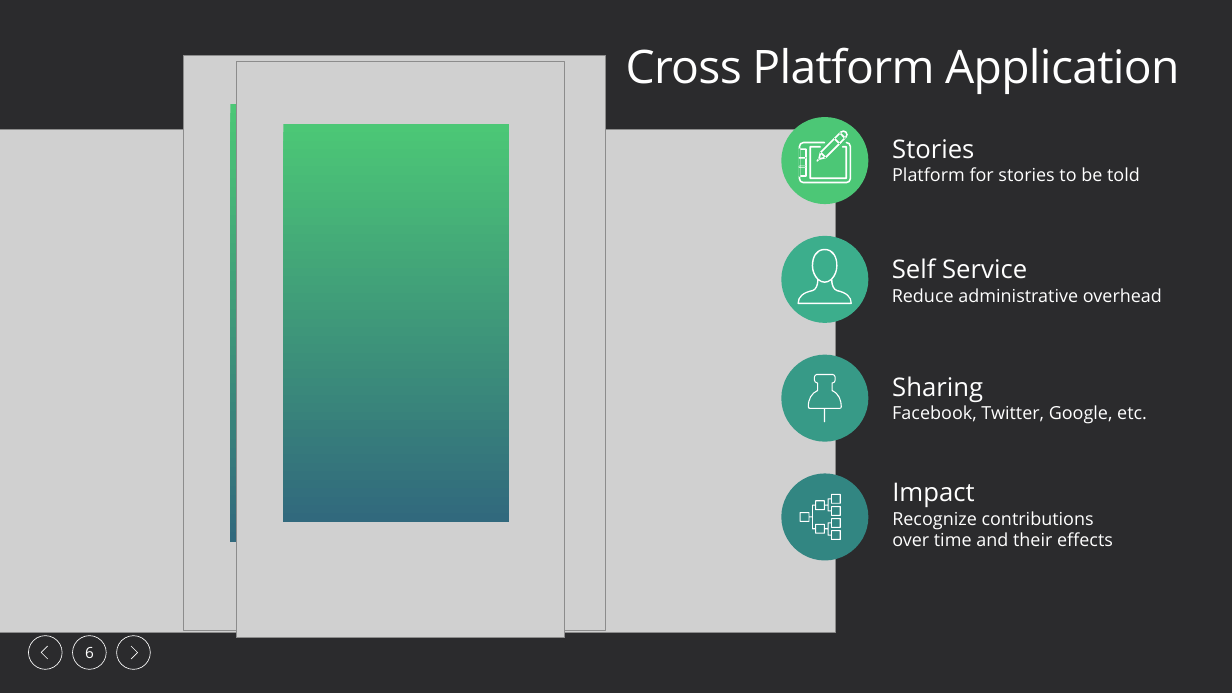
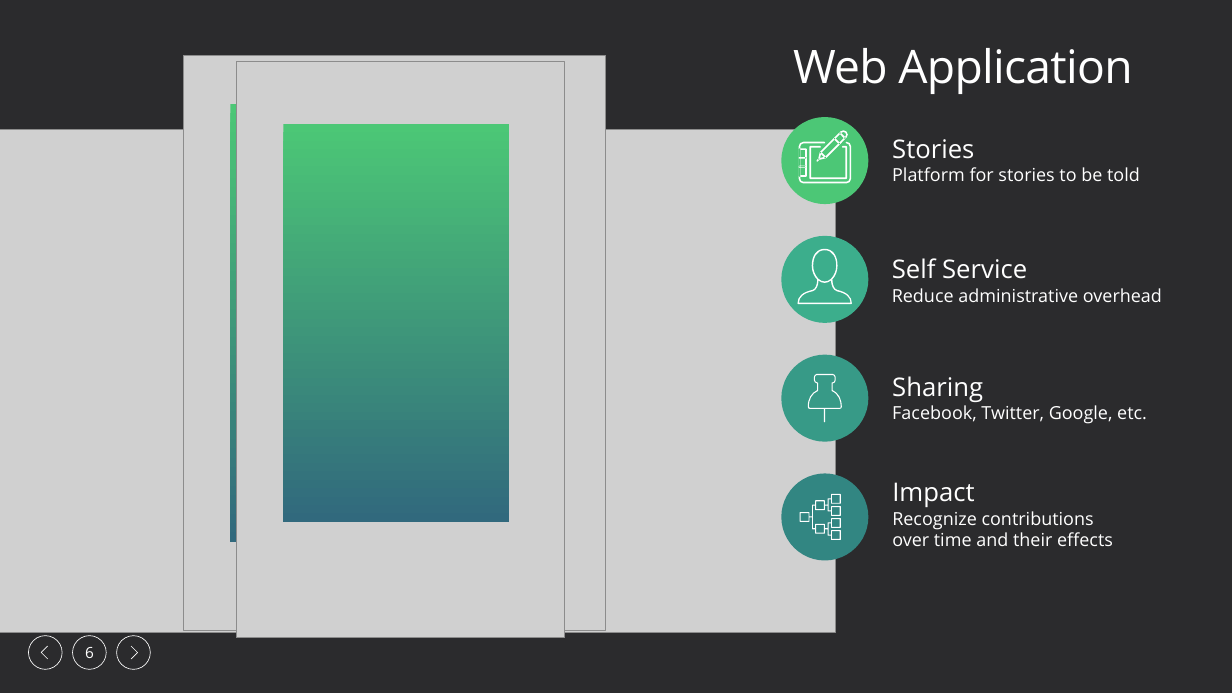
Before and after one commit to Houston17/team-4, a slide deck: slide 6 of Final Presentation.pptx. Drawn at 1232x693 pixels with LibreOffice and Linux fonts; fonts in the diff are those of the drawing; grey boxes stand for pictures. Boxes give left, top, right and bottom in pixels: in the first picture for what was removed or moved away, otherwise in the second. Text is boxed around its words. In the diff, an @@ line names an element or a change of style, - is before the commit and + after.

```diff
--- a/Final Presentation.pptx
+++ b/Final Presentation.pptx
@@ title at [793,48,1132,94]: text changed @@
-Cross Platform Application
+Web Application
```
Also in this commit, not shown: 2 other slides changed, 2 slides added.
